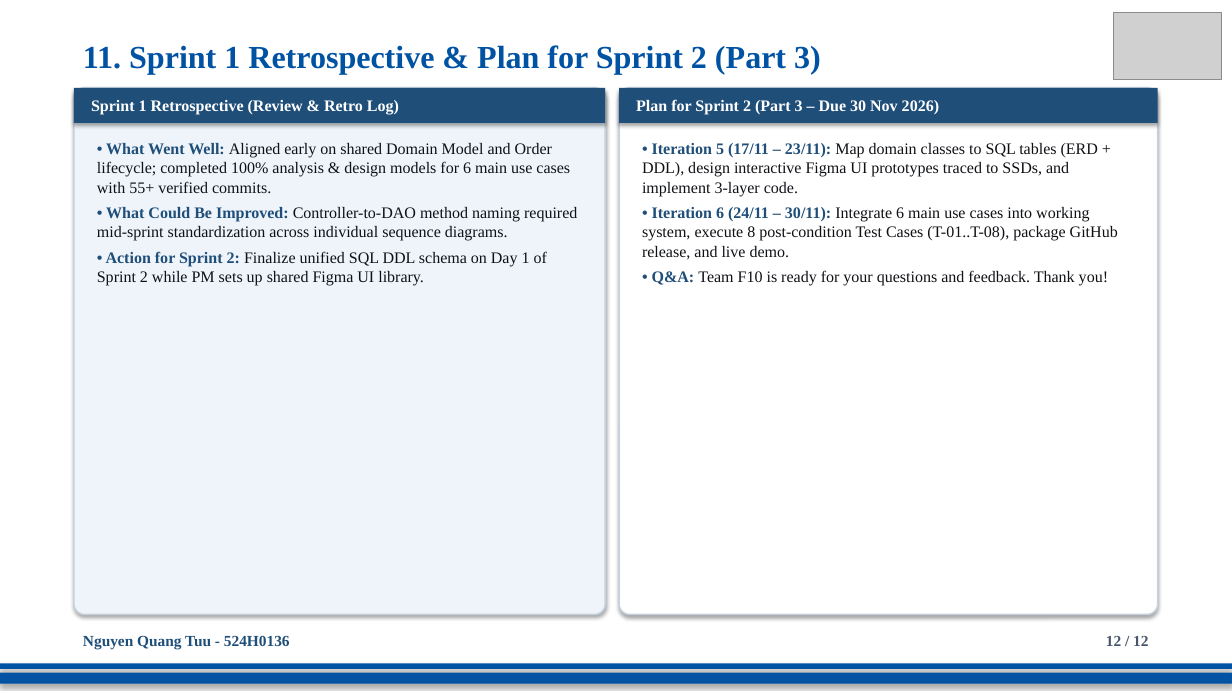
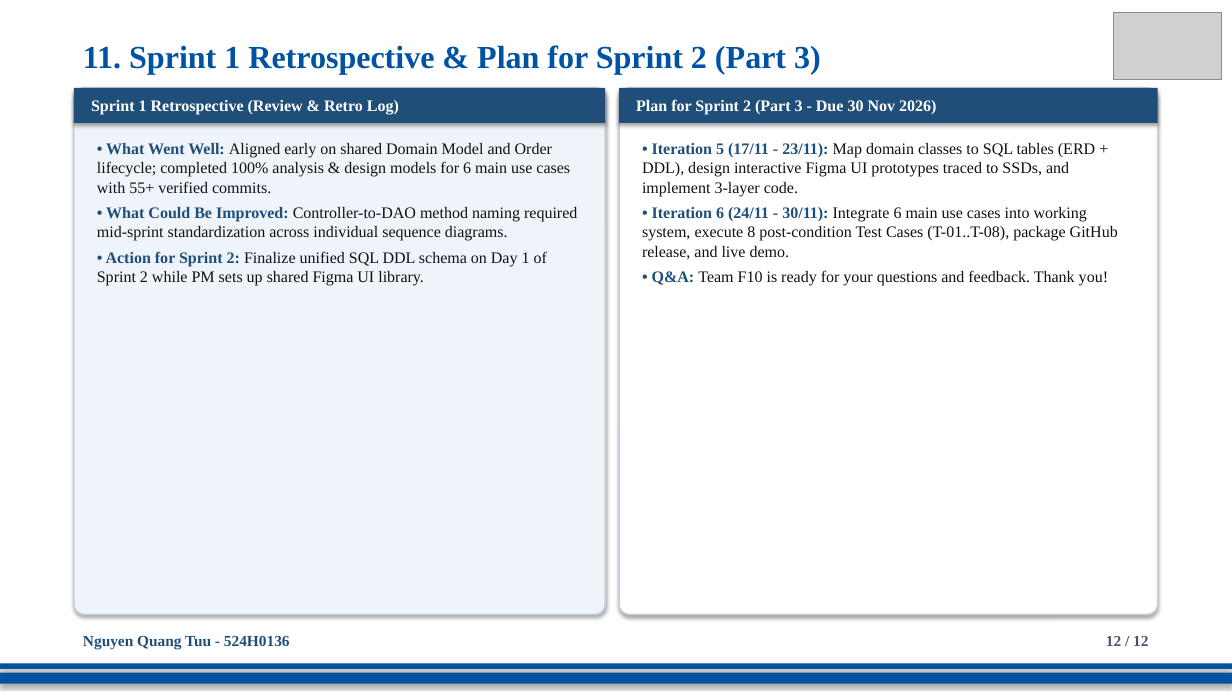
Before and after one commit to DoQuocTrung06/SaigonBite-RAD-TeamF10, a slide deck: slide 12 of Part_2/TeamF10_Presentation_for_SaigonBite.pptx. Drawn at 1232x693 pixels with LibreOffice and Linux fonts; fonts in the diff are those of the drawing; grey boxes stand for pictures. Boxes give left, top, right and bottom in pixels: in the first picture for what was removed or moved away, otherwise in the second. Text is boxed around its words. In the diff, an @@ line names an element or a change of style, - is before the commit and + after.

Commit message:
docs(part2): update BRS/SRS report and finalize Part 2 presentation slide deck

```diff
--- a/Part_2/TeamF10_Presentation_for_SaigonBite.pptx
+++ b/Part_2/TeamF10_Presentation_for_SaigonBite.pptx
@@ text in rectangle at [636,99,936,115]: text changed @@
-Plan for Sprint 2 (Part 3 – Due 30 Nov 2026)
+Plan for Sprint 2 (Part 3 - Due 30 Nov 2026)
@@ text at [642,143,1118,260]: text changed @@
-• Iteration 5 (17/11 – 23/11): Map domain classes to SQL tables (ERD + DDL), design interactive Figma UI prototypes traced to SSDs, and implement 3-layer code.
-• Iteration 6 (24/11 – 30/11): Integrate 6 main use cases into working system, execute 8 post-condition Test Cases (T-01..T-08), package GitHub release, and live demo.
+• Iteration 5 (17/11 - 23/11): Map domain classes to SQL tables (ERD + DDL), design interactive Figma UI prototypes traced to SSDs, and implement 3-layer code.
+• Iteration 6 (24/11 - 30/11): Integrate 6 main use cases into working system, execute 8 post-condition Test Cases (T-01..T-08), package GitHub release, and live demo.
```
Also in this commit, not shown: 9 other slides changed, 1 other file.
